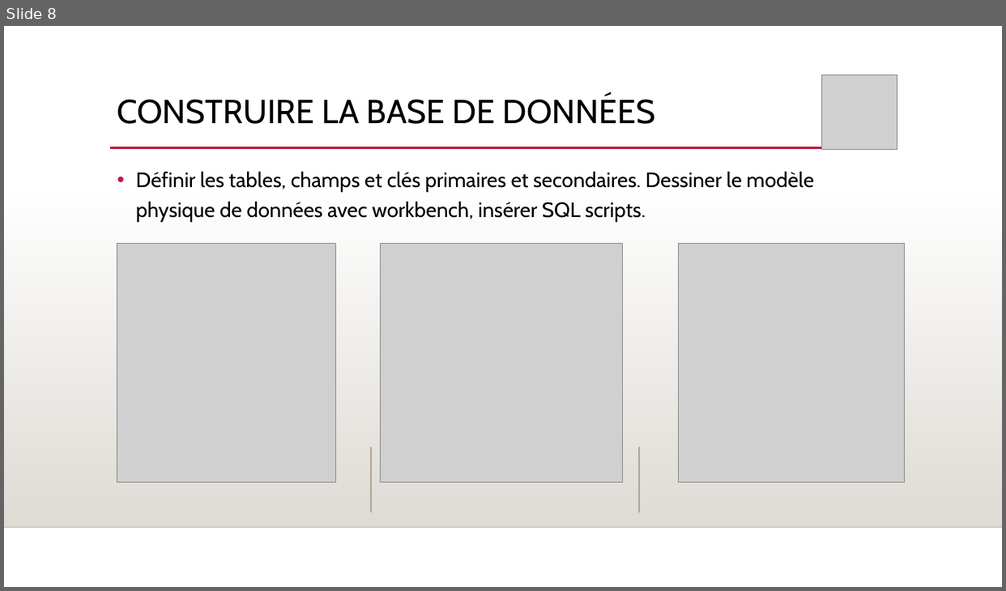
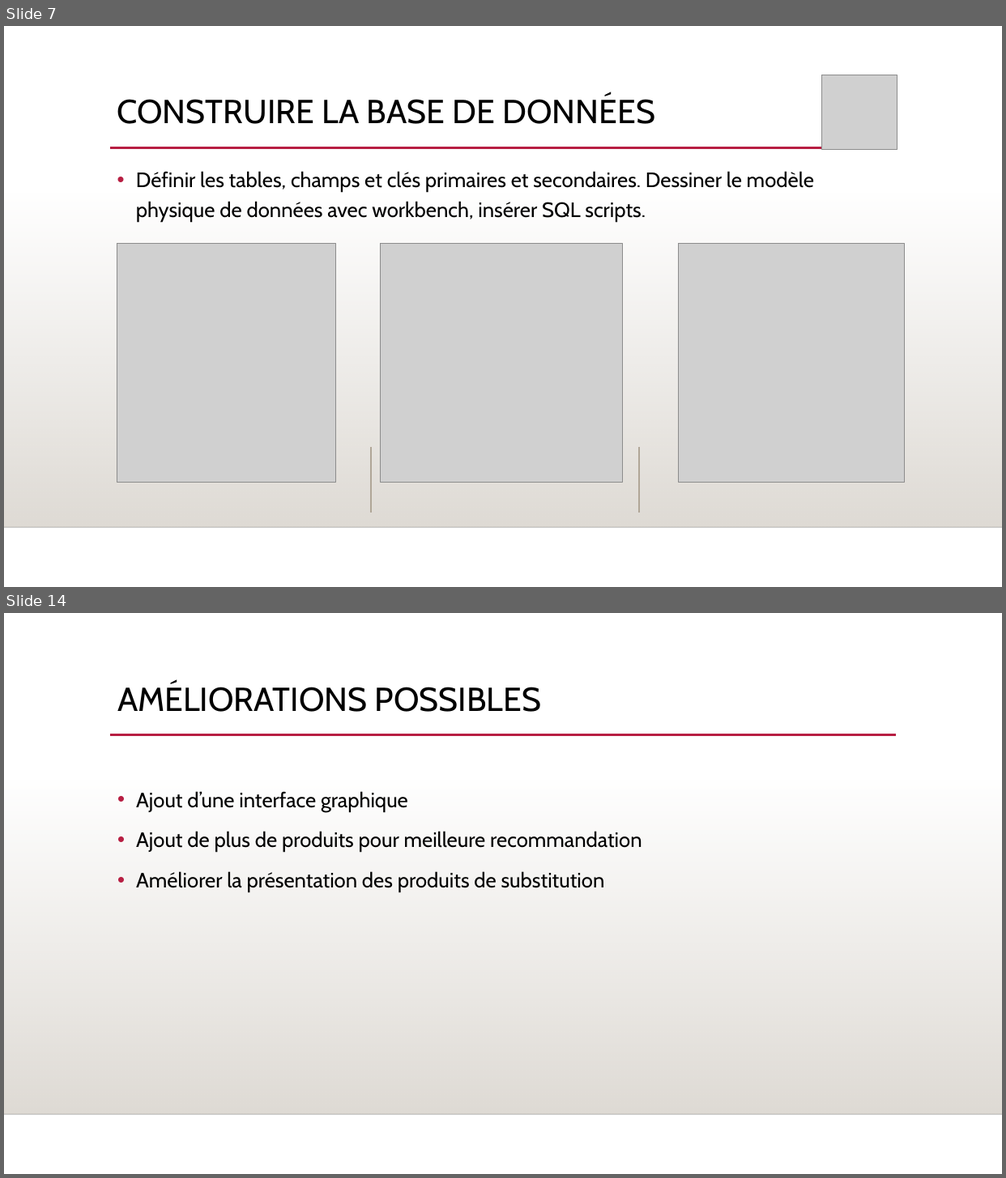
Before and after one commit to Goro-Majima/OpenFoodFacts, a slide deck: SLIDESHOW PROJECT 5.pptx. Shown one above the other, each under a label of ours: slide 8 before the commit, slides 7 and 14 after it; the slides between them are not shown. The pictures are 1006x591 and 1006x1178 pixels, drawn with LibreOffice and Linux fonts; fonts in the diff are those of the drawing; grey boxes stand for pictures; background and template pictures are left out. Boxes give left, top, right and bottom in pixels: in the first picture for what was removed or moved away, otherwise in the second. Text is boxed around its words. In the diff, an @@ line names an element or a change of style, - is before the commit and + after.

```diff
--- a/SLIDESHOW PROJECT 5.pptx
+++ b/SLIDESHOW PROJECT 5.pptx
@@ slide 14 added at (x1=4, y1=613, x2=1002, y2=1174), background picture (left out); not listed: 3 template elements that a slide beside it also shows @@
@@ title added at (x1=117, y1=683, x2=541, y2=712), 32 pt, text #000000 @@
+AMÉLIORATIONS POSSIBLES
@@ text added at (x1=136, y1=791, x2=641, y2=892), 20 pt, text #000000 @@
+• Ajout d’une interface graphique
+• Ajout de plus de produits pour meilleure recommandation
+• Améliorer la présentation des produits de substitution
@@ what was slide 8 is now slide 7 @@
```
Also in this commit, not shown: 4 slides changed, 7 other slides added, 2 slides removed, 1 other file.
